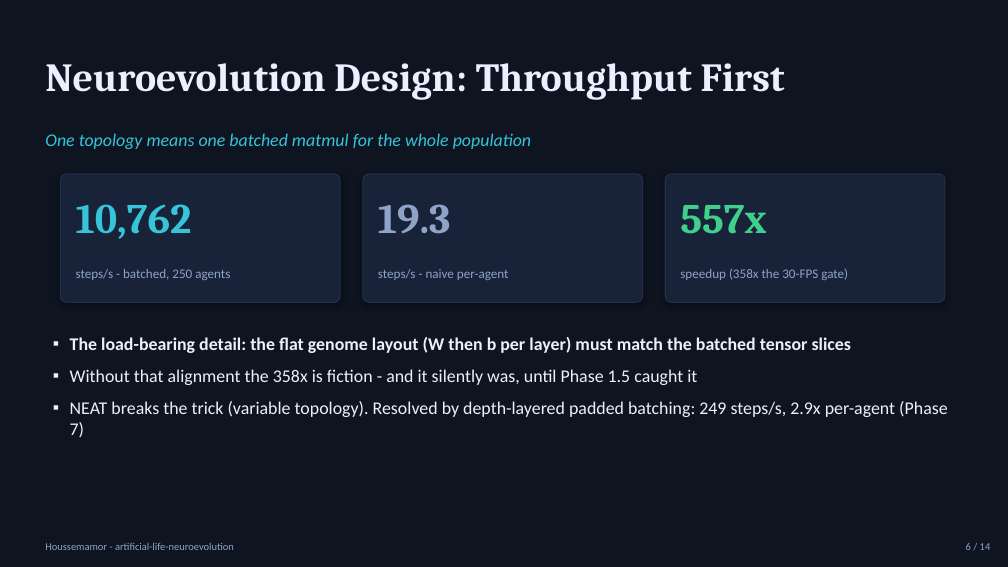
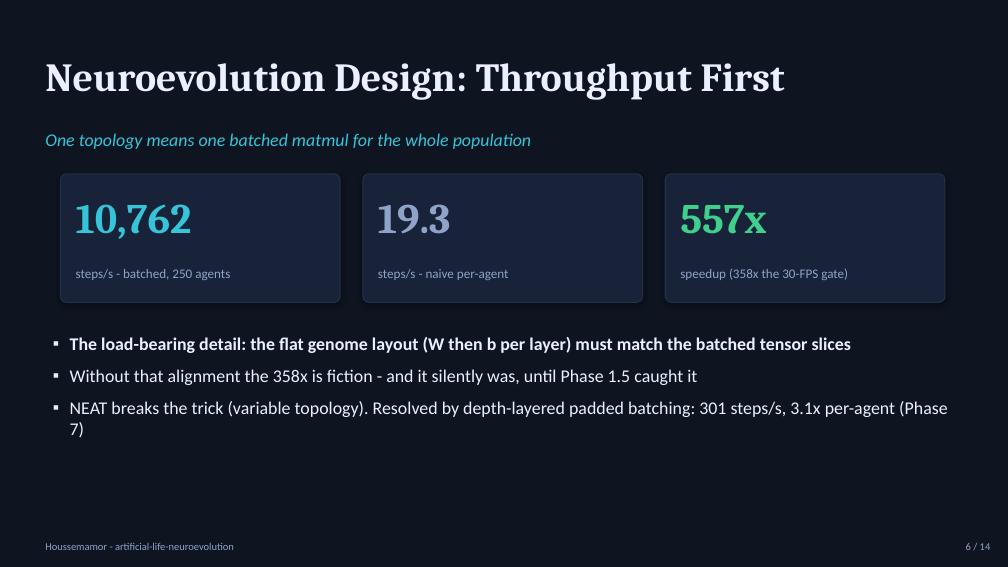
Before and after one commit to Houssemamor/ARTIFICIAL-LIFE-Simulation-Using-Neuroevolution-and-Genetic-Algorithms, a slide deck: slide 6 of docs/presentation_deck.pptx. Drawn at 1008x567 pixels with LibreOffice and Linux fonts; fonts in the diff are those of the drawing. Boxes give left, top, right and bottom in pixels: in the first picture for what was removed or moved away, otherwise in the second. Text is boxed around its words. In the diff, an @@ line names an element or a change of style, - is before the commit and + after.

```diff
--- a/docs/presentation_deck.pptx
+++ b/docs/presentation_deck.pptx
@@ text at bbox=[70, 401, 947, 437]: text changed @@
-▪ NEAT breaks the trick (variable topology). Resolved by depth-layered padded batching: 249 steps/s, 2.9x per-agent (Phase 7)
+▪ NEAT breaks the trick (variable topology). Resolved by depth-layered padded batching: 301 steps/s, 3.1x per-agent (Phase 7)
```
Also in this commit, not shown: 9 other slides changed, 47 other files.
